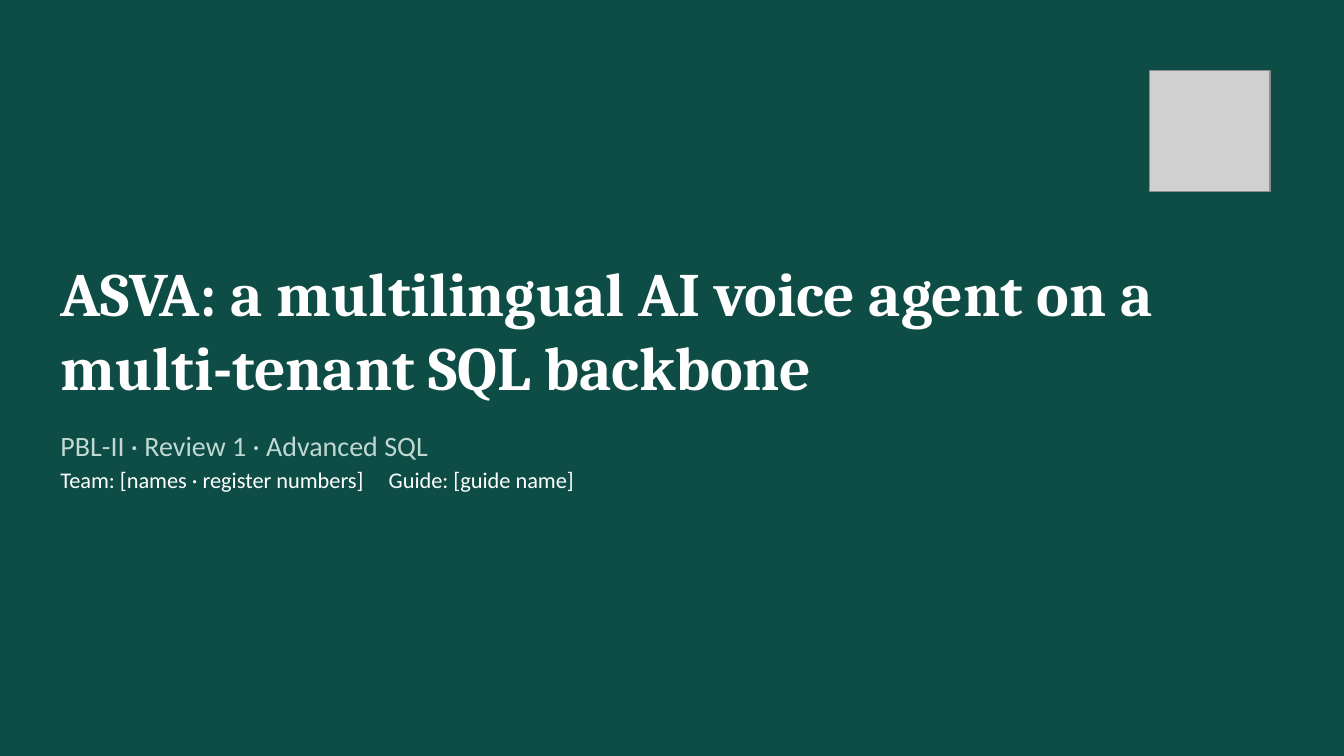
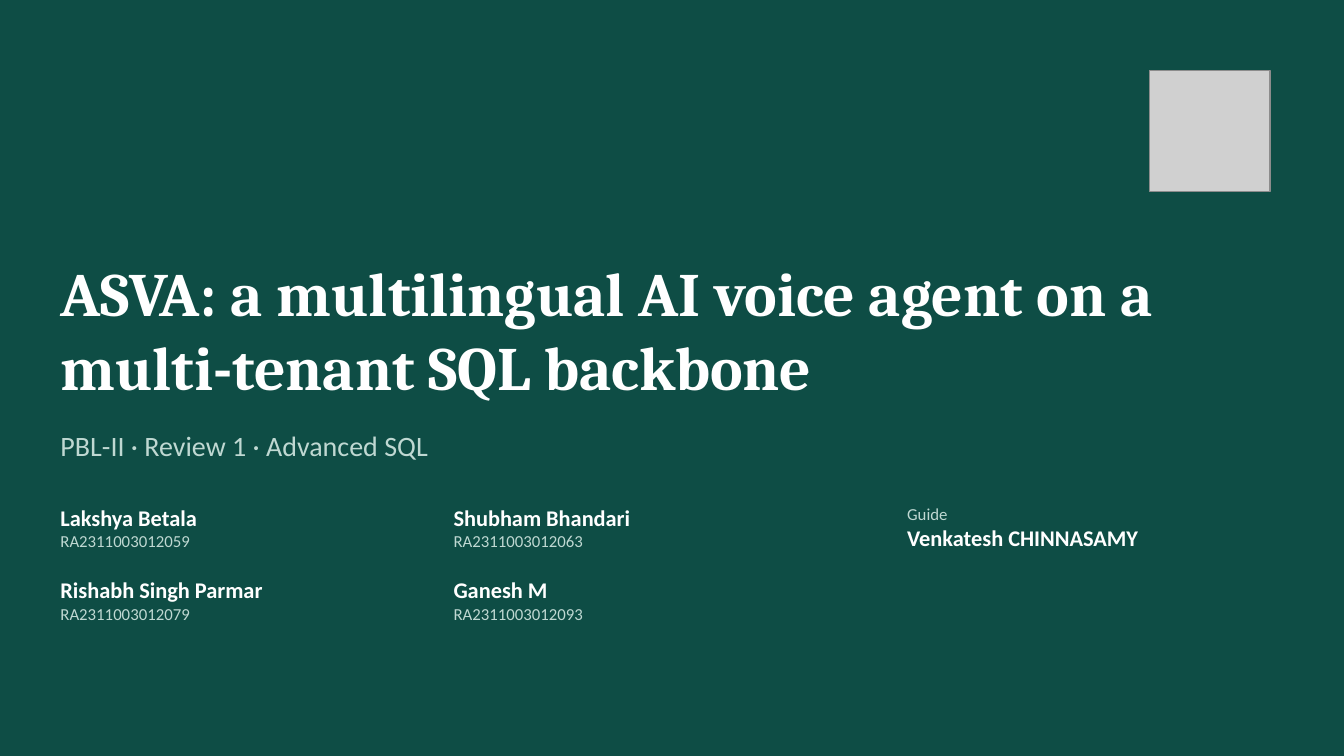
Before and after one commit to LakshyaBetala/asva_backend, a slide deck: slide 1 of docs/pbl2/ASVA_PBL2_Review1.pptx. Drawn at 1344x756 pixels with LibreOffice and Linux fonts; fonts in the diff are those of the drawing; grey boxes stand for pictures. Boxes give left, top, right and bottom in pixels: in the first picture for what was removed or moved away, otherwise in the second. Text is boxed around its words. In the diff, an @@ line names an element or a change of style, - is before the commit and + after.

```diff
--- a/docs/pbl2/ASVA_PBL2_Review1.pptx
+++ b/docs/pbl2/ASVA_PBL2_Review1.pptx
@@ text at [60,471,574,492]: paragraph removed @@
-Team: [names · register numbers] Guide: [guide name]
@@ text added at [907,508,1138,546], 16 pt, text #FFFFFF, bold @@
+Guide
+Venkatesh CHINNASAMY
@@ text added at [60,510,197,547], 12 pt, text #BFD8D2 @@
+Lakshya Betala
+RA2311003012059
@@ text added at [454,510,630,547], 16 pt, text #FFFFFF, bold @@
+Shubham Bhandari
+RA2311003012063
@@ text added at [60,582,263,620], 16 pt, text #FFFFFF, bold @@
+Rishabh Singh Parmar
+RA2311003012079
@@ text added at [454,582,583,620], 12 pt, text #BFD8D2 @@
+Ganesh M
+RA2311003012093
```
